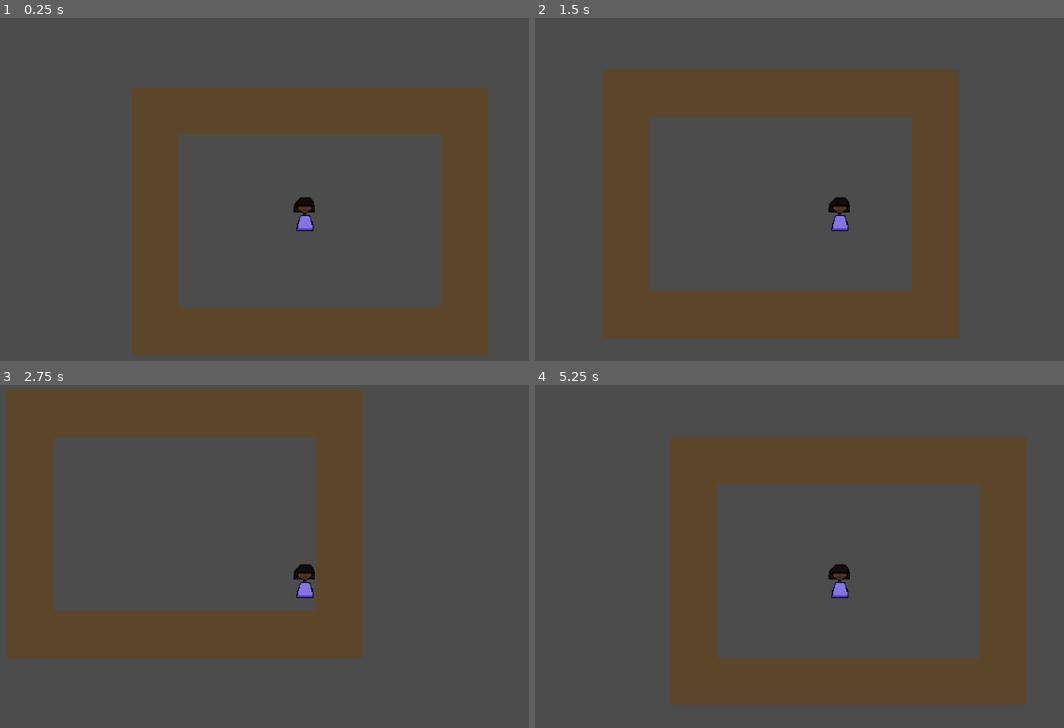
Above: before the commit, frames 1-4 (two rows, left to right).
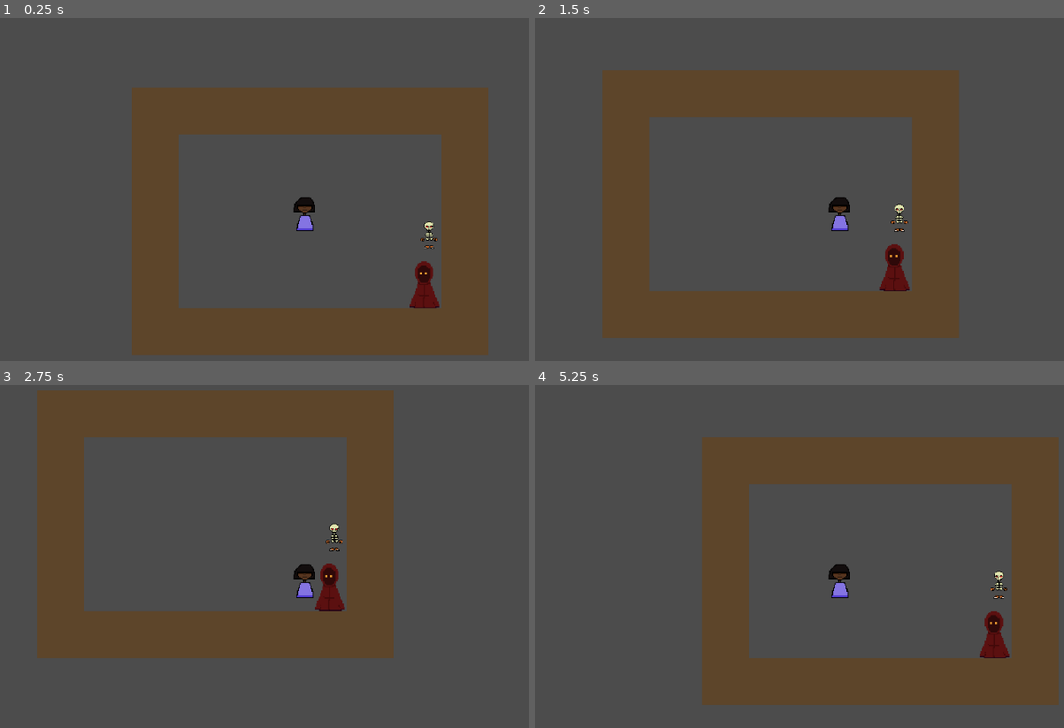
Above: after the commit, the same moments.

Repository: DerpScarab/ComputerScienceGaem
Game: Godot game, scene res://TestRoom1.tscn
The game is run twice, just before and just after one commit, with the same random seed, the same clock (stepped at 60 frames per second) and the same inputs. The project has no main scene, so this scene is started directly.
Inputs:
- Up to frame 1 (0.25 s): no input
- Up to frame 2 (1.5 s): tap Enter at 0.5 s; hold Right (ui_right) 0.53-1.28 s; hold Down (ui_down) from 1.28 s (still down)
- Up to frame 3 (2.75 s): release Down (ui_down) at 2.03 s; hold Right (ui_right) from 2.03 s (still down)
- Up to frame 4 (5.25 s): release Right (ui_right) at 2.78 s; hold Up (ui_up) 2.78-3.53 s; hold Left (ui_left) 3.53-5.03 s; hold Down (ui_down) from 5.03 s (still down)

The runs differ from the first frame. In frame 1, 0.6% of the frame differs, in the area x 77-84%, y 59-85%; in frame 2, 0.6%; in frame 3, 15%; in frame 4, 15%, in the area x 25-99%, y 15-94%.

Commit message:
Edit height of tutorial guide and add more to test room

Diff:
--- a/New Game Project/TestRoom1.tscn
+++ b/New Game Project/TestRoom1.tscn
@@ -1,7 +1,9 @@
-[gd_scene load_steps=3 format=2]
+[gd_scene load_steps=5 format=2]
 
 [ext_resource path="res://wall.tres" type="TileSet" id=1]
 [ext_resource path="res://Player.tscn" type="PackedScene" id=2]
+[ext_resource path="res://Tutorial_Spirit.tscn" type="PackedScene" id=3]
+[ext_resource path="res://Enemy_1.tscn" type="PackedScene" id=4]
 
 [node name="Node2D" type="Node2D"]
 
@@ -16,3 +18,11 @@
 [node name="Camera" type="Camera2D" parent="TileMap/Player"]
 current = true
 zoom = Vector2( 4, 4 )
+
+[node name="CollisionShape2D" type="CollisionShape2D" parent="TileMap"]
+
+[node name="Node2D" parent="." instance=ExtResource( 3 )]
+position = Vector2( 1690.45, 1118.6 )
+
+[node name="Node2D2" parent="." instance=ExtResource( 4 )]
+position = Vector2( 1721.13, 848.012 )
--- a/New Game Project/Tutorial_Spirit.tscn
+++ b/New Game Project/Tutorial_Spirit.tscn
@@ -3,18 +3,18 @@
 [ext_resource path="res://Sprites/tutorial.png" type="Texture" id=1]
 
 [sub_resource type="RectangleShape2D" id=1]
-extents = Vector2( 246.205, 388.111 )
+extents = Vector2( 246.612, 387.943 )
 
 [node name="Node2D" type="Node2D"]
 
 [node name="Tutorial guide" type="KinematicBody2D" parent="."]
 
 [node name="Sprite" type="Sprite" parent="Tutorial guide"]
-position = Vector2( 0.196, 0.19618 )
-scale = Vector2( 0.098562, 0.098562 )
+position = Vector2( -0.279037, 0.671158 )
+scale = Vector2( 0.349102, 0.349102 )
 texture = ExtResource( 1 )
 
 [node name="CollisionShape2D" type="CollisionShape2D" parent="Tutorial guide"]
-position = Vector2( 1.07197, 6.91194 )
-scale = Vector2( 0.098562, 0.098562 )
+position = Vector2( 2.56493, 25.1296 )
+scale = Vector2( 0.349102, 0.349102 )
 shape = SubResource( 1 )
